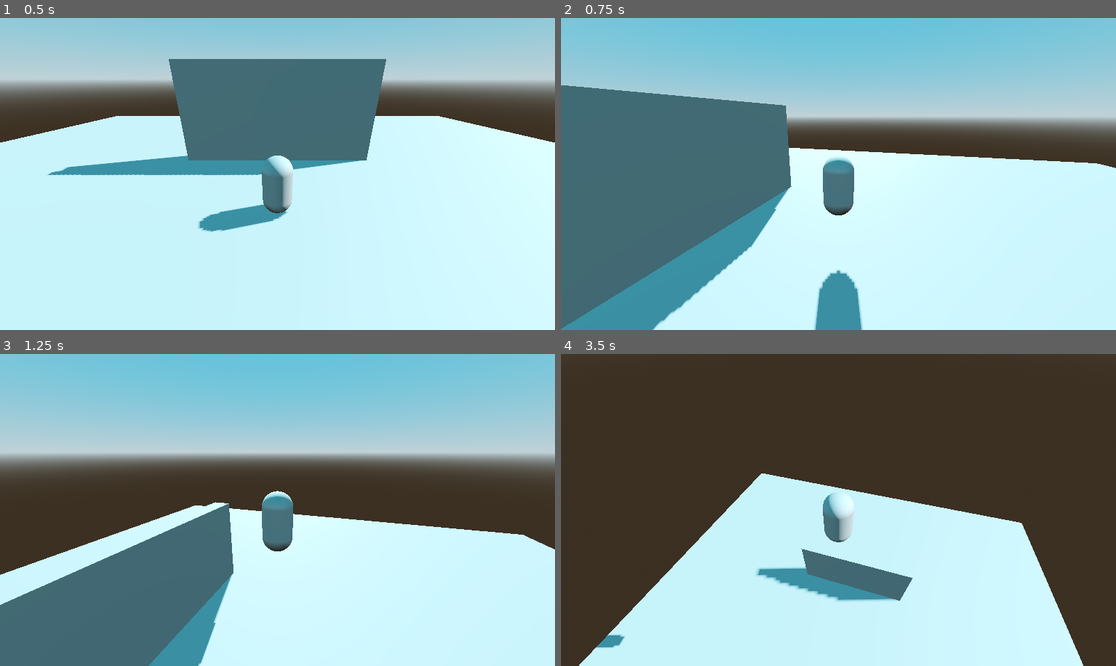
Above: before the commit, frames 1-4 (two rows, left to right).
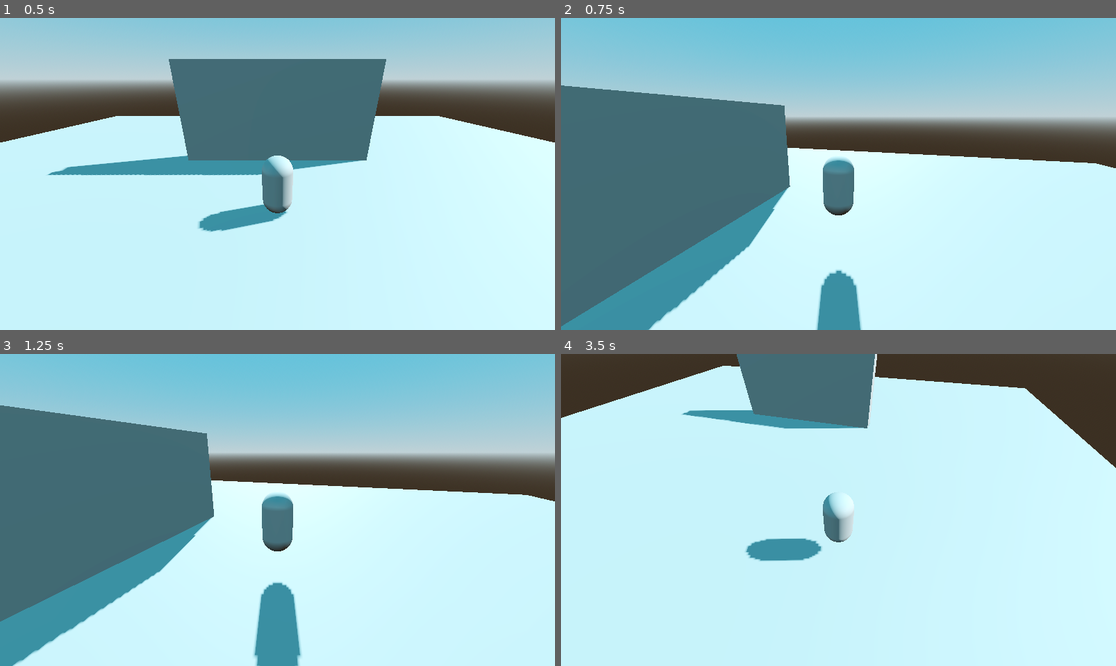
Above: after the commit, the same moments.

Repository: legacynical/ultimate-godot-intro-3d
Game: Godot game, scene res://scenes/levels/level.tscn
Same seed, same stepped clock (60 frames per second), same inputs: the game is played once before the commit and once after it. The engine's default icon, where the game draws it, is replaced by a stand-in: a white triangle on a blue panel in a dark square.
Inputs (mouse positions are in pixels of both pictures, inside the frame that each line leads up to):
- Up to frame 1 (0.5 s): no input
- Up to frame 2 (0.75 s): tap Enter (ui_accept) at 0.5 s; move the mouse to (960, 158) at 0.52 s; hold D (right) from 0.53 s (still down); tap Space (jump) at 0.6 s
- Up to frame 3 (1.25 s): keep holding D (right); tap Space (jump) at 0.77, 1.07 s
- Up to frame 4 (3.5 s): move the mouse to (727, 525) at 1.27 s; release D (right) at 1.28 s; hold S (backward) 1.28-2.03 s; tap Space (jump) at 1.35, 1.52, 1.82, 2.1, 2.85, 3.02, 3.32 s; move the mouse to (894, 441) at 2.02 s; hold D (right) 2.03-2.78 s; move the mouse to (810, 572) at 2.77 s; hold W (forward) from 2.78 s (still down)

Frame 1 is identical in both runs. In frame 2, 0.9% of the frame differs, in the area x 0-100%, y 21-100%; in frame 3, 38%; in frame 4, 55%, in the area x 0-100%, y 0-100%.

Commit message:
refactor player movement

Diff:
--- a/scenes/entities/player/player.gd
+++ b/scenes/entities/player/player.gd
@@ -11,7 +11,7 @@
 @export var base_speed := 4.0
 @export var camera: Node3D
 
-var movement_input := Vector2.ZERO
+var movement_input := Vector2.ZERO # Vector2(0, 0)
 
 func _ready() -> void:
 	var connected_devices = Input.get_connected_joypads()
@@ -27,18 +27,35 @@
 		print("Joypad ", event.device,"  Button Pressed: ", event.button_index, " Pressed: ", str(event.pressed))
 
 func _physics_process(delta: float) -> void:
+	#velocity = Vector3(movement_input.x, 0, movement_input.y) * base_speed
+	move_logic(delta)
+	jump_logic(delta)
+	move_and_slide()
+
+func move_logic(delta) -> void:
 	movement_input = Input.get_vector("left", "right", "forward", "backward").rotated(-camera.global_rotation.y)
-	#velocity = Vector3(movement_input.x, 0, movement_input.y) * base_speed
+	var vel_2d = Vector2(velocity.x, velocity.z)
 
-	if Input.is_action_just_pressed("jump"):
-		velocity.y = -jump_velocity
+	if movement_input != Vector2.ZERO: # if there is movement input vector, accelerate to base_speed
+		vel_2d += movement_input * base_speed * delta
+		vel_2d = vel_2d.limit_length(base_speed)
+		velocity.x = vel_2d.x
+		velocity.z = vel_2d.y
+	else: # if no movement input, decelerate to zero vector
+		vel_2d = vel_2d.move_toward(Vector2.ZERO, base_speed * 4.0 * delta)
+		velocity.x = vel_2d.x
+		velocity.z = vel_2d.y
+
+func jump_logic(delta) -> void:
+	# for better UX, add a grace buffer for jump inputs made close to floor instead of a strict check
+	# should input handling be done before or after is_on_floor() check?
+	# how should exploits be mitigated? (jump spam, early jumps, etc.) how do other games handle this and also
+	# implement other movement mechanics?
+	if is_on_floor():
+		if Input.is_action_just_pressed("jump"):
+			velocity.y = -jump_velocity
 	var gravity = jump_gravity if velocity.y > 0.0 else fall_gravity
 	velocity.y -= gravity * delta
-
-	move_and_slide()
-
-	#print(camera.global_rotation.y)
-	#print("movement input vector: ", movement_input)
 
 #region default template (commented)
 #const SPEED = 5.0
